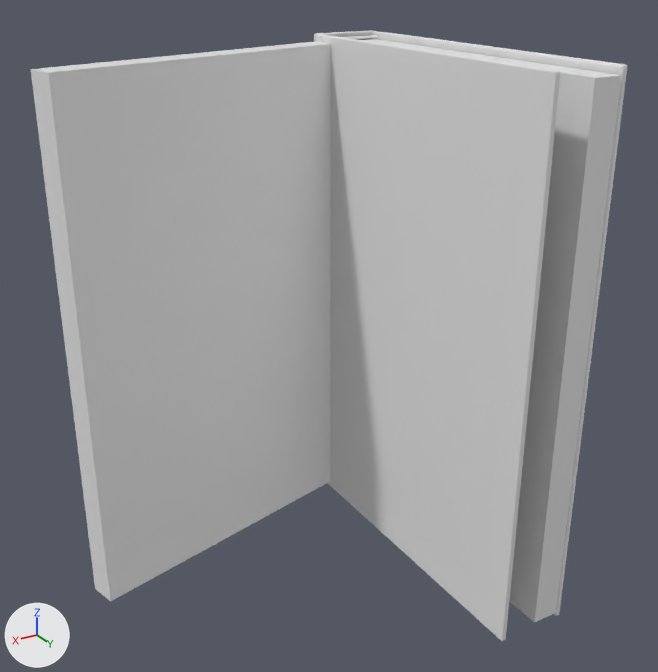
Renders of the glTF model public/assets/three/book/book-rest.glb from each side of a commit.
Both versions are drawn from a 50 mm lens placed at (23.9, 30.1, 15.6), pointed at (5.8, 0.0, 0.6). Every picture has the same lights, and +X, +Y and +Z are marked at lower left. The first picture is the older version. Where no turn or scale is listed for an object, it has been applied to the vertices.

Script lines for the objects in view, before the commit:
```python
me_mesh_2 = bpy.data.meshes.new('Mesh_2')
me_mesh_2.from_pydata(...)  # 2940 vertices, 5568 faces; spans x -1.5..1.5, y -11.7..11.7, z 7.6..7.8
me_mesh_8 = bpy.data.meshes.new('Mesh_8')
me_mesh_8.from_pydata(...)  # 140 vertices, 138 faces; spans x -0.6..0.6, y 0.0..15.2, z -11.5..11.5
me_mesh_8.materials.append(mat_sides)  # white #e7e7e7
ob_crash = bpy.data.objects.new('crash', me_mesh_2)
ob_crash.parent = ob_book
ob_crash.location = (0.0, 7.993, 0.0)
ob_crash.rotation_euler = (1.571, 0.0, 0.0)  # degrees (90, 0, 0)
ob_crash.scale = (0.887, 1.0, 1.0)
ob_pages1 = bpy.data.objects.new('pages1', None)
ob_pages1.parent = ob_book
ob_pages1.location = (0.709, 0.196, 0.00217)
ob_pages1.rotation_euler = (3.142, 0.0, -1.321)  # degrees (180, 0, -76)
ob_pages1.scale = (-1.0, -1.01, -1.01)
ob_pages2_2 = bpy.data.objects.new('pages2_2', me_mesh_8)
ob_pages2_2.location = (-0.7, -7.67, 0.0)
# also in view: 'cover_1' at (0.0, -0.5, 0.0); 'pages2_3' at (-0.1, -0.1, 0.0); 'pages1_3' at (7.9, -5.2, 0.0); 'pages1_2' at (8.1, -5.8, 0.0)
```
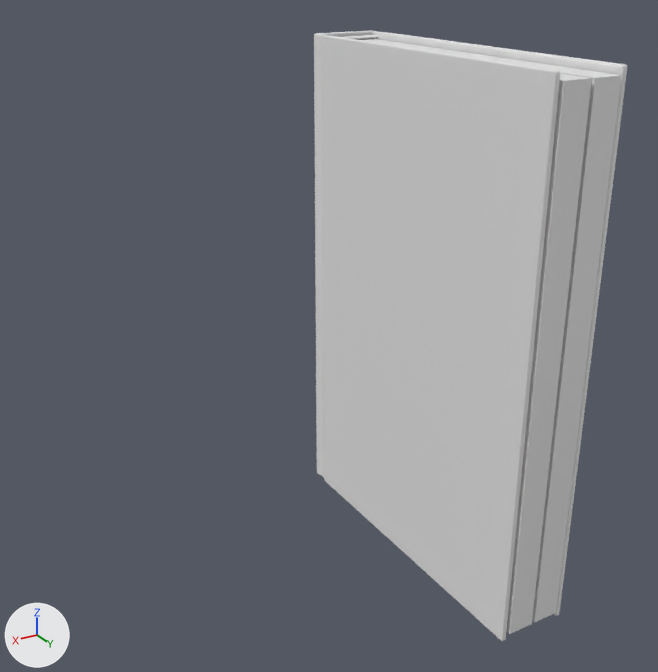
ob_pages1 is not drawn itself; it is the parent of ob_pages1_1, ob_pages1_2, ob_pages1_3.

Changed parts and their boxes (x1, y1, x2, y2) in the pictures (658 x 672 px):
'pages1_3', turned (not visible afterwards)
    before: (48, 44, 331, 601)
'pages1_2', turned
    before: (31, 41, 328, 601)
    after: (510, 73, 592, 634)
'pages1_1', turned (not visible before)
    after: (507, 80, 564, 634)
'crash', moved
    both: (343, 35, 378, 39)
'pages2_3', unchanged, covered by the edit
    before: (509, 72, 595, 623)
    after: (532, 72, 595, 623)

The edits, one by one:
Object 'crash' (ob_crash) moves from (0.0, 7.993, 0.0) to (0.0, 7.812, 0.0).
Object 'pages1' (ob_pages1) turns from (180, 0, -76) to (180, 0, 0) degrees about x, y and z.
